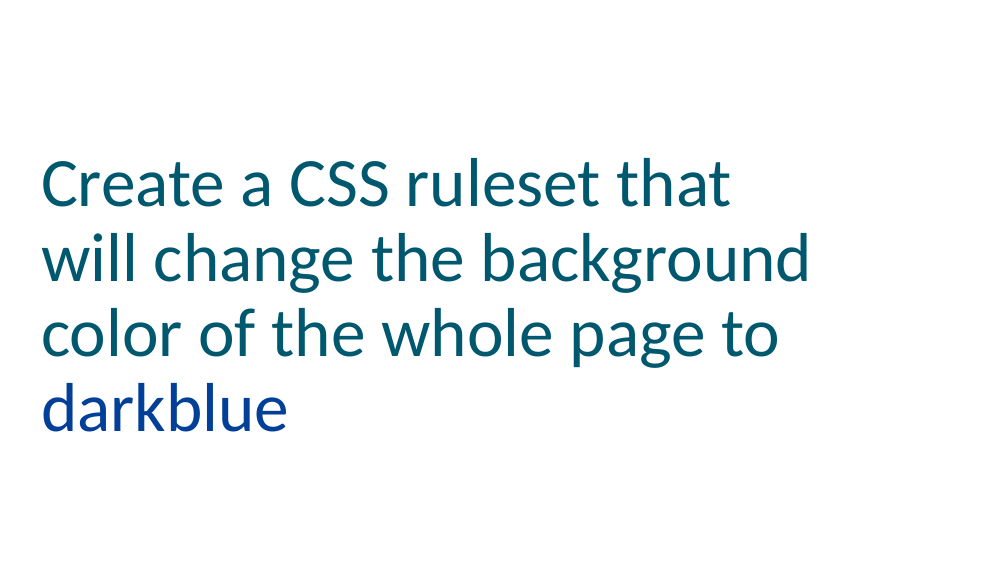
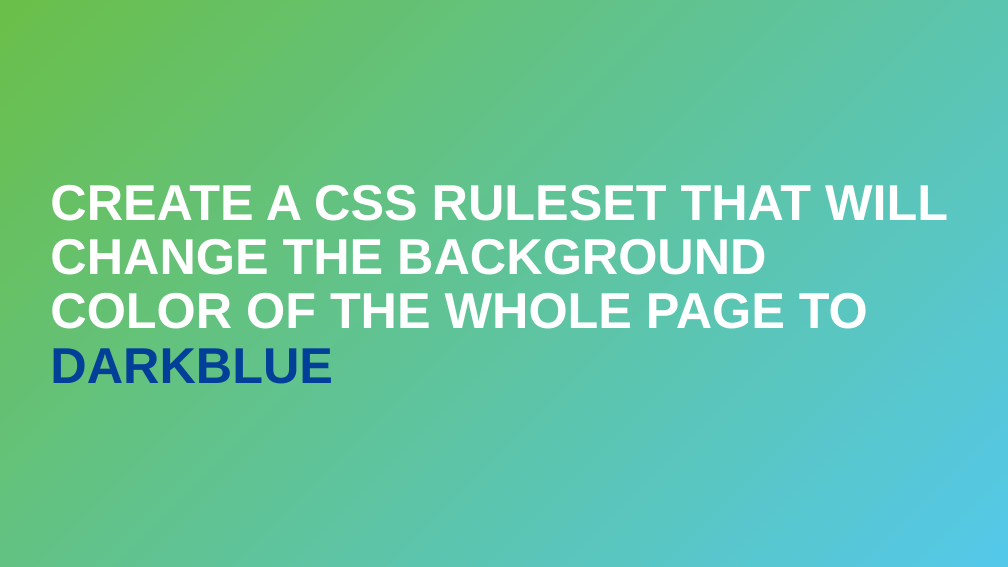
Before and after one commit to hytechclub/web-101, a slide deck: slide 9 of Week10/ReviewGame.pptx. Drawn at 1008x567 pixels with LibreOffice and Linux fonts; fonts in the diff are those of the drawing; background and template pictures are left out. Boxes give left, top, right and bottom in pixels: in the first picture for what was removed or moved away, otherwise in the second. Text is boxed around its words. In the diff, an @@ line names an element or a change of style, - is before the commit and + after.

```diff
--- a/Week10/ReviewGame.pptx
+++ b/Week10/ReviewGame.pptx
@@ rectangle added at <box>0,0,1008,567</box>, fill gradient #6ABF4B to #54C8E8 @@
@@ title "CREATE A CSS RULESET THAT ..." at <box>50,185,948,384</box>: vertical alignment top to middle @@
@@ title at <box>50,185,948,384</box>: text changed; size 66 to 48 pt; font Calibri to Arial; text colour #00586E to #FFFFFF; bold on @@
-Create a CSS ruleset that will change the background color of the whole page to darkblue
+CREATE A CSS RULESET THAT WILL CHANGE THE BACKGROUND COLOR OF THE WHOLE PAGE TO DARKBLUE
```
Also in this commit, not shown: 21 other slides changed.
